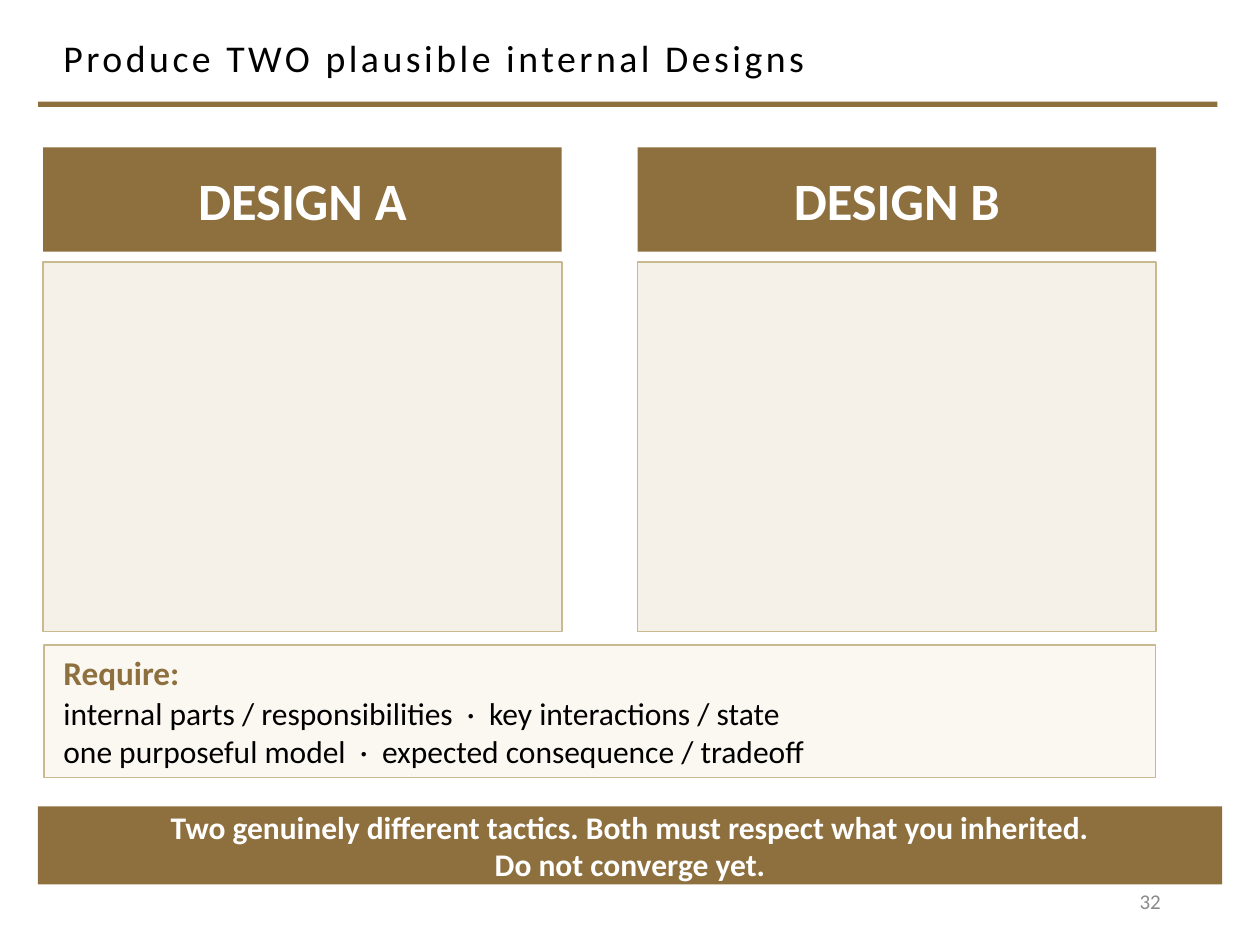
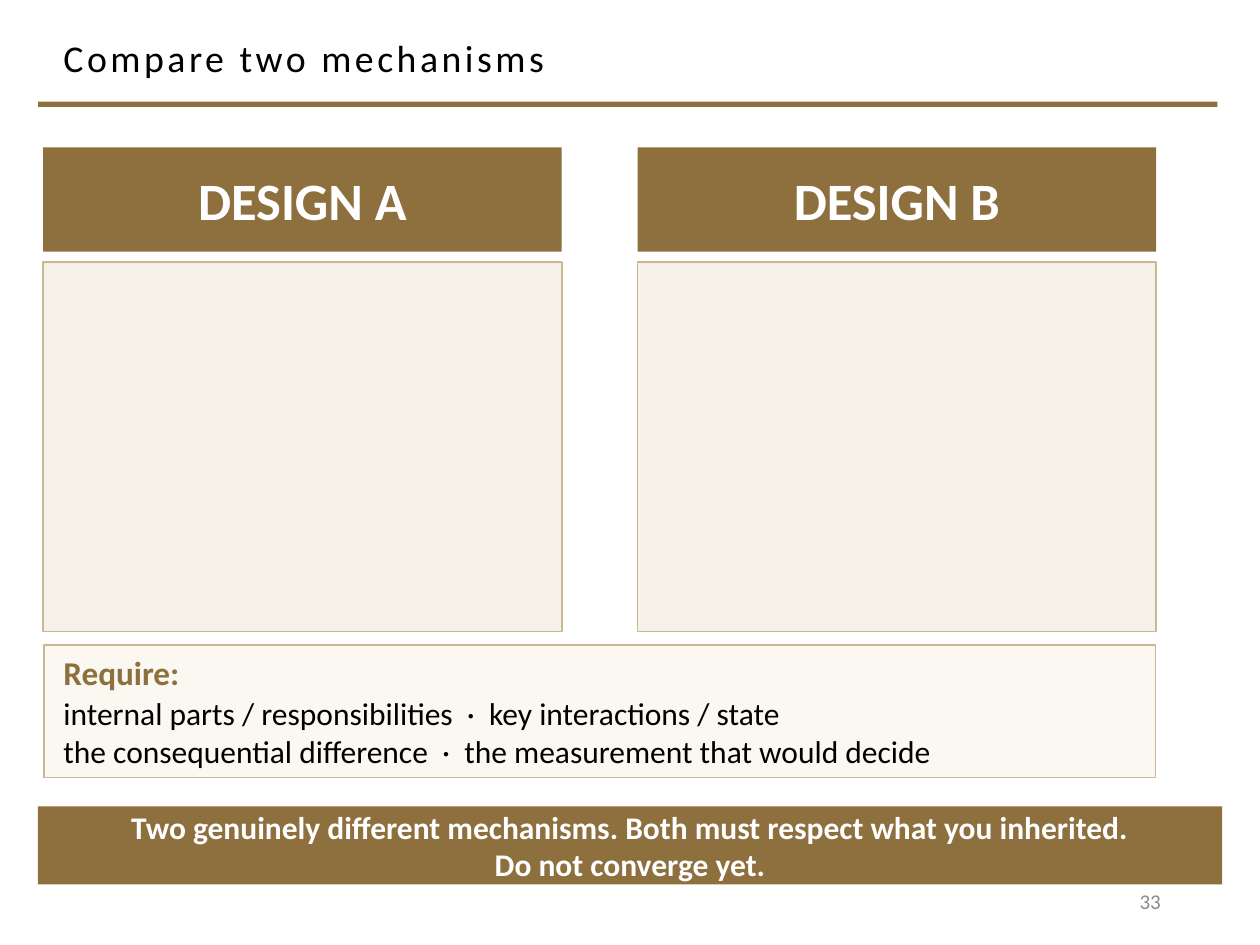
Before and after one commit to davisjam/model-based-agentic-software-engineering, a slide deck: slide 33 of course/lectures/act-1-foundations/07-design/1-7-Design.pptx (slide 32 before the commit). Drawn at 1260x945 pixels with LibreOffice and Linux fonts; fonts in the diff are those of the drawing; background and template pictures are left out. Boxes give left, top, right and bottom in pixels: in the first picture for what was removed or moved away, otherwise in the second. Text is boxed around its words. In the diff, an @@ line names an element or a change of style, - is before the commit and + after.

```diff
--- a/course/lectures/act-1-foundations/07-design/1-7-Design.pptx
+++ b/course/lectures/act-1-foundations/07-design/1-7-Design.pptx
@@ title at <box>63,45,544,78</box>: text changed @@
-Produce TWO plausible internal Designs
+Compare two mechanisms
@@ text in rectangle at <box>63,703,930,768</box>: text changed @@
-internal parts / responsibilities · key interactions / state
-one purposeful model · expected consequence / tradeoff
+internal parts / responsibilities · key interactions / state
+the consequential difference · the measurement that would decide
@@ text in rectangle at <box>131,817,1128,845</box>: text changed @@
-Two genuinely different tactics. Both must respect what you inherited.
+Two genuinely different mechanisms. Both must respect what you inherited.
@@ page number at <box>1140,895,1161,909</box>: text changed @@
-32
+33
```
Also in this commit, not shown: 18 other slides changed, 11 slides added, 10 slides removed.
